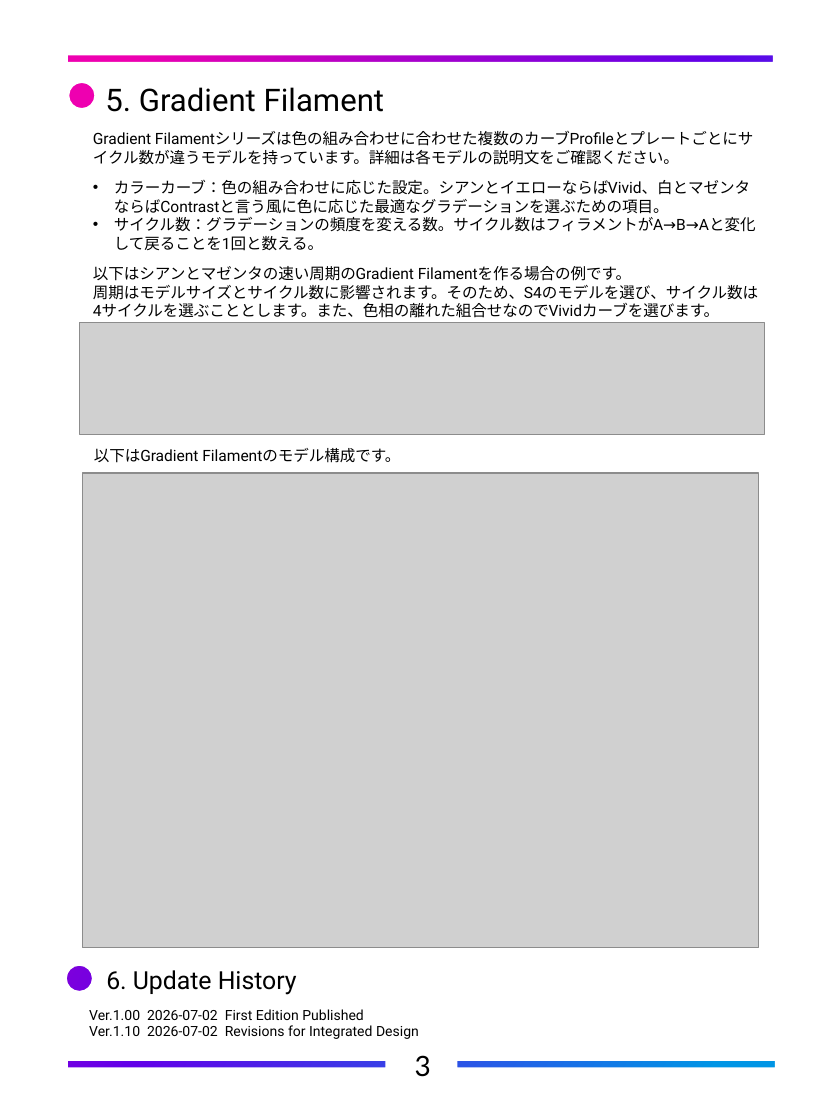
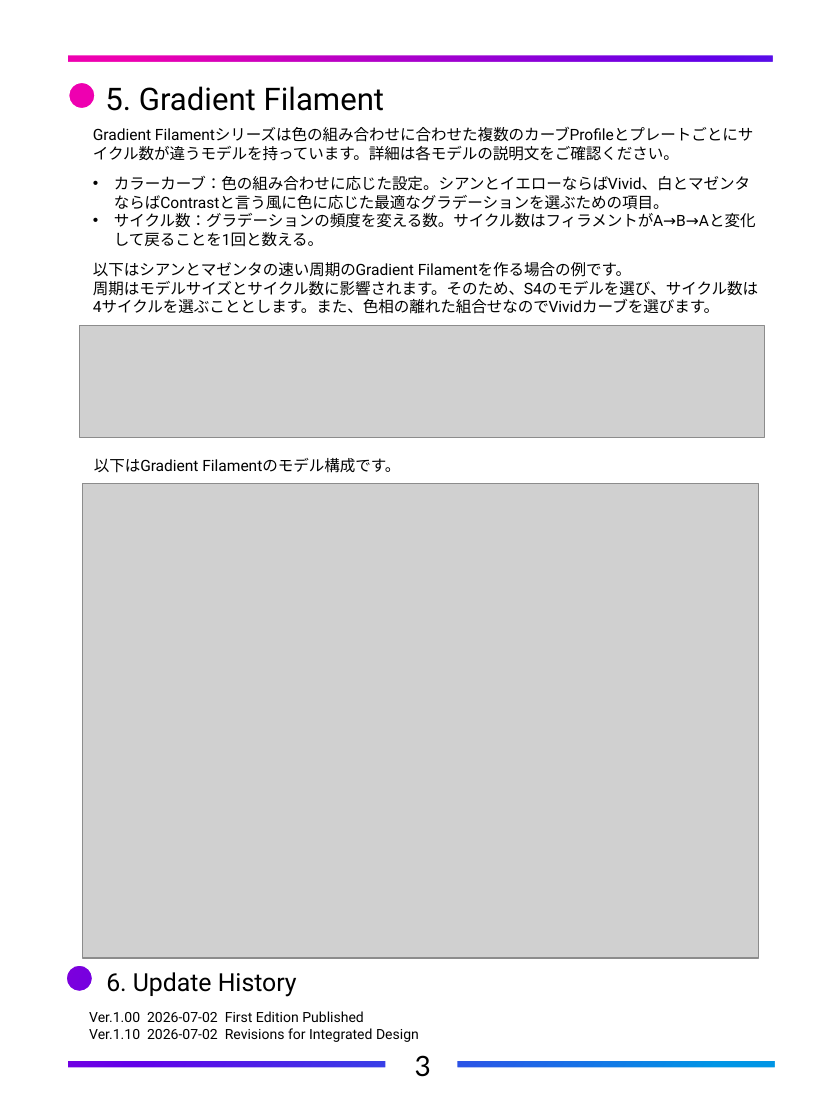
Before and after one commit to FlexChromaHQ/FlexChroma, a slide deck: slide 7 of Documents/Original/FlexChroma_Tour_Guide_JP.pptx. Drawn at 840x1120 pixels with LibreOffice and Linux fonts; fonts in the diff are those of the drawing; grey boxes stand for pictures. Boxes give left, top, right and bottom in pixels: in the first picture for what was removed or moved away, otherwise in the second. Text is boxed around its words. In the diff, an @@ line names an element or a change of style, - is before the commit and + after.

```diff
--- a/Documents/Original/FlexChroma_Tour_Guide_JP.pptx
+++ b/Documents/Original/FlexChroma_Tour_Guide_JP.pptx
@@ text "Gradient Filamentシリーズは色の組み合わせに合わせた複数のカーブProfileとプレートごとにサイクル数 ...": place and size @@
-text "Gradient Filamentシリーズは色の組み合わせに合わせた複数のカーブProfileとプレートごとにサイクル数 ..." at [93, 132, 758, 318]
+text "Gradient Filamentシリーズは色の組み合わせに合わせた複数のカーブProfileとプレートごとにサイクル数 ..." at [93, 128, 758, 314]
@@ text "以下はGradient Filamentのモデル構成です。": place and size @@
-text "以下はGradient Filamentのモデル構成です。" at [94, 448, 400, 463]
+text "以下はGradient Filamentのモデル構成です。" at [94, 458, 400, 473]
@@ picture: place and size @@
-picture at [83, 473, 759, 948]
+picture at [83, 484, 759, 959]
```
Also in this commit, not shown: 2 other slides changed, 1 other file.
